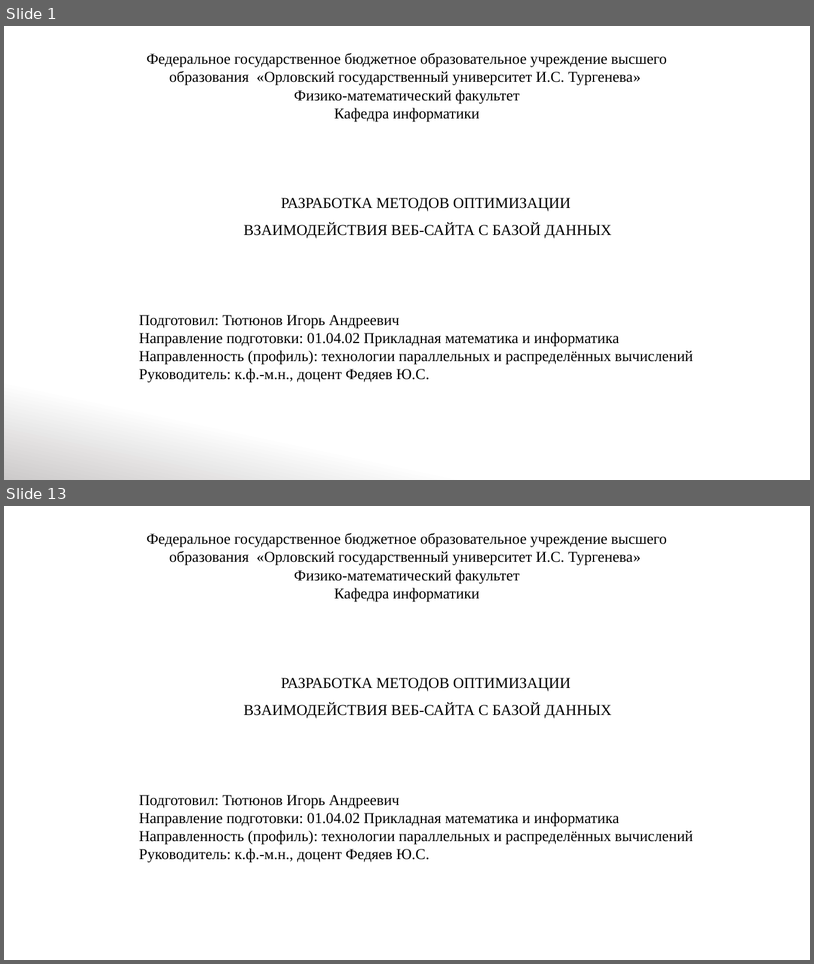
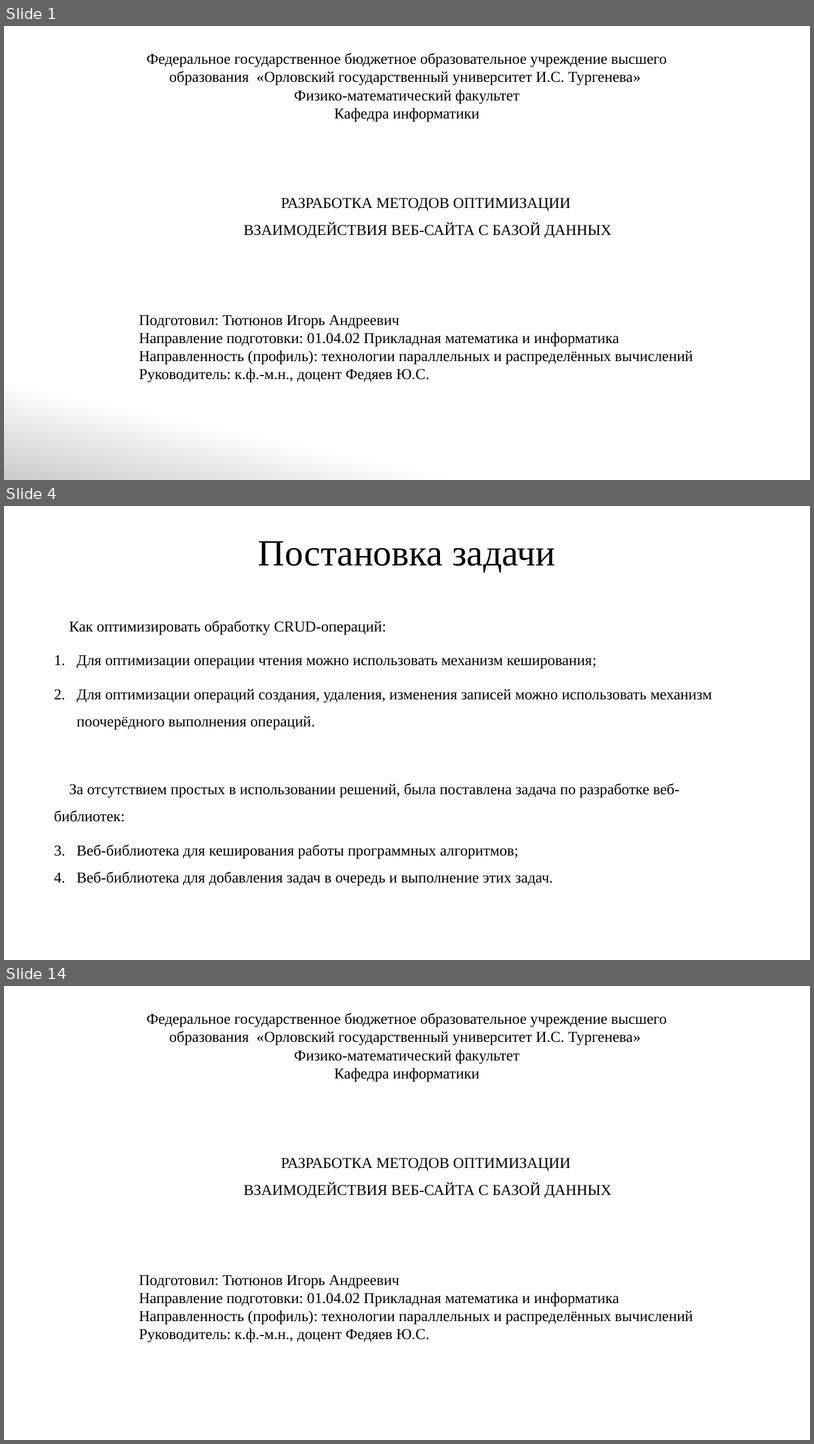
Before and after one commit to IgorTyutyunov/-, a slide deck: ВКР_5.pptx. Shown one above the other, each under a label of ours: slides 1 and 13 before the commit, slides 1, 4 and 14 after it; the slides between them are not shown. The pictures are 814x964 and 814x1444 pixels, drawn with LibreOffice and Linux fonts; fonts in the diff are those of the drawing. Boxes give left, top, right and bottom in pixels: in the first picture for what was removed or moved away, otherwise in the second. Text is boxed around its words. In the diff, an @@ line names an element or a change of style, - is before the commit and + after.

```diff
--- a/ВКР_5.pptx
+++ b/ВКР_5.pptx
@@ slide 4 added at bbox=[4, 506, 810, 960], background #FFFFFF @@
@@ title added at bbox=[258, 541, 556, 572], 44 pt, text #000000 @@
+Постановка задачи
@@ text added at bbox=[54, 621, 713, 886], 18 pt, text #000000 @@
+Как оптимизировать обработку CRUD-операций:
+1. Для оптимизации операции чтения можно использовать механизм кеширования;
+2. Для оптимизации операций создания, удаления, изменения записей можно использовать механизм поочерёдного выполнения операций.
+За отсутствием простых в использовании решений, была поставлена задача по разработке веб-библиотек:
+1. Веб-библиотека для кеширования работы программных алгоритмов;
+2. Веб-библиотека для добавления задач в очередь и выполнение этих задач.
@@ what was slide 13 is now slide 14 @@
```
Also in this commit, not shown: 8 slides changed, 3 other slides added, 3 slides removed.
